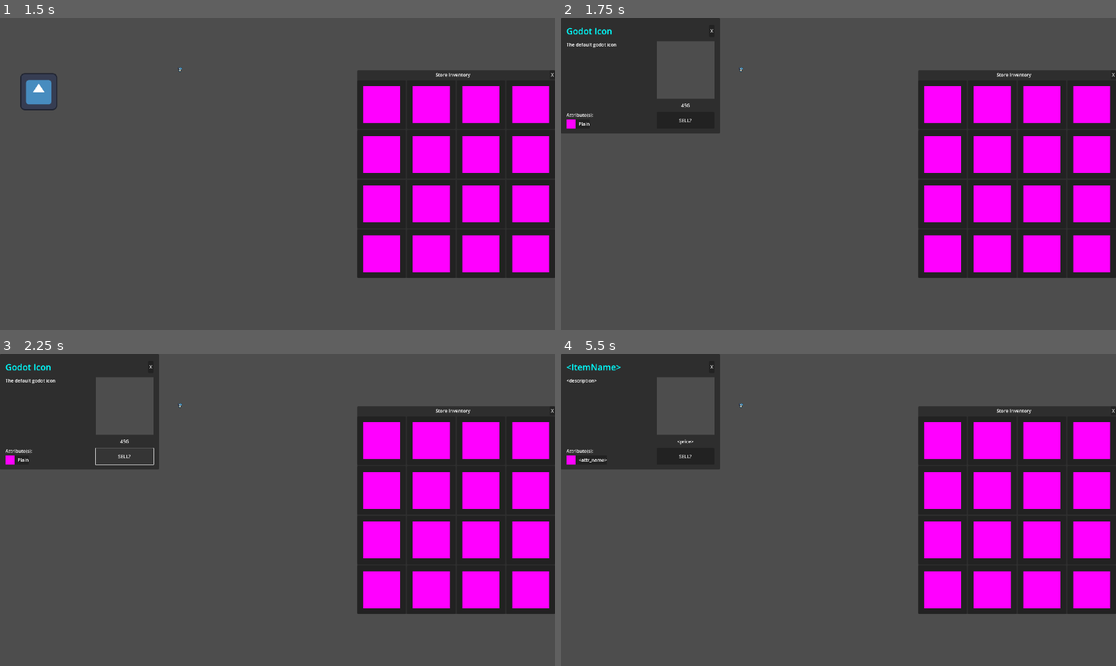
Above: before the commit, frames 1-4 (two rows, left to right).
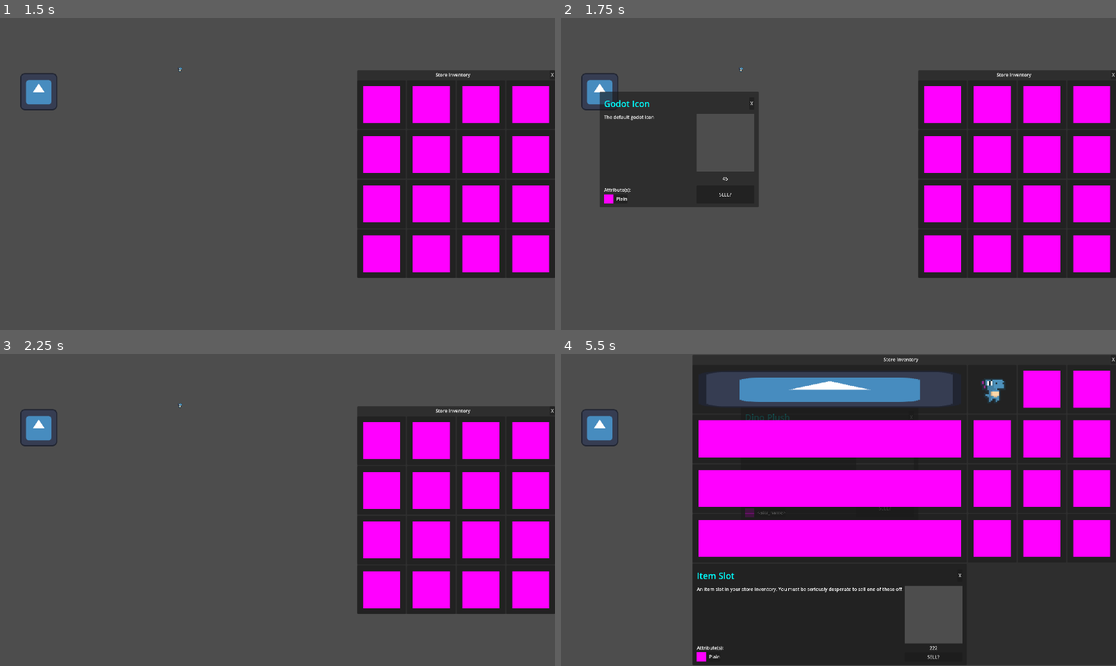
Above: after the commit, the same moments.

Repository: cmdcstudios/SSJ-June-2024
Game: Godot game, scene res://Scenes/main_game.tscn
The game is run twice, just before and just after one commit, with the same random seed, the same clock (stepped at 60 frames per second) and the same inputs. The engine's default icon, where the game draws it, is replaced by a stand-in: a white triangle on a blue panel in a dark square.
Inputs (mouse positions are in pixels of both pictures, inside the frame that each line leads up to):
- Up to frame 1 (1.5 s): click "X" at 0.5 s; tap Enter at 1.25 s; move the mouse to (38, 92) at 1.27 s; hold Up (ui_up) from 1.28 s (still down); click (38, 92) at 1.42 s
- Up to frame 2 (1.75 s): keep holding Up (ui_up)
- Up to frame 3 (2.25 s): release Up (ui_up) at 2 s; click "SELL?" at 2 s
- Up to frame 4 (5.5 s): tap Space at 2.75, 5 s; move the mouse to (738, 403) at 2.77 s; hold Down (ui_down) 2.78-3.53 s; click (738, 403) at 2.92 s; move the mouse to (894, 441) at 3.52 s; hold Up (ui_up) 3.53-5.03 s; tap Enter at 4.25 s; move the mouse to (810, 572) at 4.27 s; click (810, 572) at 4.42 s; move the mouse to (1005, 556) at 5.02 s; hold Down (ui_down) from 5.03 s (still down)

Frame 1 is identical in both runs. In frame 2, 13% of the frame differs, in the area x 0-36%, y 0-61%; in frame 3, 7.9%; in frame 4, 60%, in the area x 0-100%, y 0-100%.
Error before the commit: Out of bounds get index '0' (on base: 'Array[Area2D]') (res://Scripts/pickup.gd:33)

Commit message:
add selling signals and respective funcs

Diff:
--- a/Scenes/tooltip.tscn
+++ b/Scenes/tooltip.tscn
@@ -3,16 +3,13 @@
 [ext_resource type="Script" path="res://Scripts/tooltip.gd" id="1_l3apk"]
 [ext_resource type="PackedScene" uid="uid://c0cvuts4mf1jl" path="res://Scenes/item_attribute_slot.tscn" id="1_vcvi2"]
 
-[node name="Tooltip" type="PopupPanel"]
-size = Vector2i(550, 400)
-visible = true
+[node name="Tooltip" type="PanelContainer" groups=["Tooltips"]]
+offset_right = 550.0
+offset_bottom = 400.0
 script = ExtResource("1_l3apk")
 
 [node name="MarginContainer" type="MarginContainer" parent="."]
-offset_left = 4.0
-offset_top = 4.0
-offset_right = 546.0
-offset_bottom = 396.0
+layout_mode = 2
 theme_override_constants/margin_left = 15
 theme_override_constants/margin_top = 20
 theme_override_constants/margin_right = 15
@@ -25,6 +22,7 @@
 layout_mode = 2
 
 [node name="ItemNameLabel" type="Label" parent="MarginContainer/VBoxContainer/HeaderContainer"]
+unique_name_in_owner = true
 layout_mode = 2
 size_flags_horizontal = 3
 theme_override_colors/font_color = Color(0, 1, 1, 1)
@@ -88,4 +86,6 @@
 size_flags_stretch_ratio = 1.5
 text = "SELL?"
 
+[connection signal="item_sold" from="." to="." method="_on_item_sold"]
 [connection signal="pressed" from="MarginContainer/VBoxContainer/HeaderContainer/CloseButton" to="." method="_on_close_button_pressed"]
+[connection signal="pressed" from="MarginContainer/VBoxContainer/MarginContainer/HBoxContainer/Visuals/Button" to="." method="_on_button_pressed"]
--- /dev/null
+++ b/Scripts/Classes/TooltipInfo.gd
@@ -0,0 +1,4 @@
+class_name TooltipInfo
+extends Node
+
+static var tooltips: Array[Tooltip] = []
--- /dev/null
+++ b/Scripts/game_manager.gd
@@ -0,0 +1,12 @@
+extends Node
+
+var money: int
+
+# Called when the node enters the scene tree for the first time.
+func _ready() -> void:
+	pass # Replace with function body.
+
+
+# Called every frame. 'delta' is the elapsed time since the previous frame.
+func _process(delta: float) -> void:
+	pass
--- a/Scripts/item_slot.gd
+++ b/Scripts/item_slot.gd
@@ -4,7 +4,7 @@
 @export var item: Item
 @onready var texture_rect: TextureRect = %TextureRect
 var _is_tooltip_open: bool = false
-var stored_item: Item
+var stored_item: Item = null
 
 func display_item(item:Item):
 	stored_item = item
@@ -17,9 +17,10 @@
 func _on_texture_rect_mouse_entered() -> void:
 	print(stored_item)
 	if !_is_tooltip_open:
-
 		var tooltip = item_tooltip.instantiate() as Tooltip
-		tooltip.load_item_info(stored_item)
+		if stored_item != null:
+			tooltip.load_item_info(stored_item)
+		tooltip.load_item_info(item)
 		await get_tree().create_timer(0.35).timeout
-		self.add_child(tooltip)
+		self.get_parent().add_child(tooltip)
 		toggle_tooltip()
--- a/Scripts/pickup.gd
+++ b/Scripts/pickup.gd
@@ -5,7 +5,7 @@
 
 @onready var area_2d: Area2D = %Area2D
 
-var _is_tooltip_open: bool = false
+var _tooltip: Tooltip = null
 
 func _ready() -> void:
 	var sprite_texture = item.inventory_icon
@@ -13,23 +13,25 @@
 	sprite.texture = sprite_texture
 	add_child(sprite)
 
-#func load_item_info(tooltip: PackedScene, item: Item):
-	#
-
 func _on_area_2d_area_entered(area: Area2D) -> void:
-		if !_is_tooltip_open:
-			var tooltip = item_tooltip.instantiate() as Tooltip
-			tooltip.load_item_info(item)
-			await get_tree().create_timer(0.35).timeout
-			self.add_child(tooltip)
-			toggle_tooltip()
-
-func toggle_tooltip() -> void:
-	_is_tooltip_open = !_is_tooltip_open
-
+	if _tooltip == null && TooltipInfo.tooltips.size() == 0:
+		_tooltip = item_tooltip.instantiate() as Tooltip
+		TooltipInfo.tooltips.append(_tooltip)
+		_tooltip.load_item_info(item)
+		await get_tree().create_timer(0.35).timeout
+		self.add_child(_tooltip)
+		_tooltip.tooltip_closed.connect(_on_tooltip_closed)
+		_tooltip.item_sold.connect(_on_item_sold)
 
 func _on_area_2d_input_event(viewport: Node, event: InputEvent, shape_idx: int) -> void:
 	if (event.is_action_pressed("inventory_button_click")):
 		var player = area_2d.get_overlapping_areas()[0].get_parent() as Player
 		if player.has_method("on_item_pickup"):
 			player.on_item_pickup(item)
+
+func _on_item_sold() -> void:
+	print("GODDAMN I SoLD IT")
+	pass
+
+func _on_tooltip_closed() -> void:
+	print("tooltip closed")
--- a/Scripts/tooltip.gd
+++ b/Scripts/tooltip.gd
@@ -1,24 +1,39 @@
 class_name Tooltip
-extends PopupPanel
+extends PanelContainer
 
-#@onready var item_name: Label = $MarginContainer/VBoxContainer/HeaderContainer/ItemName
+static var tooltips: Array[Tooltip] = []
+
+signal item_sold
+signal tooltip_closed
+
+# Tooltip Elements
+var item_name_label: Label = null
+var price: Label = null
 
 func load_item_info(item:Item):
-	var item_name_label = get_node("MarginContainer/VBoxContainer/HeaderContainer/ItemNameLabel") as Label
+	item_name_label = get_node("MarginContainer/VBoxContainer/HeaderContainer/ItemNameLabel") as Label
 	var description_label = get_node("MarginContainer/VBoxContainer/MarginContainer/HBoxContainer/Descriptions/ItemDescription") as Label
 	var grid_container = get_node("MarginContainer/VBoxContainer/MarginContainer/HBoxContainer/Descriptions/GridContainer") as GridContainer
-	var price = get_node("MarginContainer/VBoxContainer/MarginContainer/HBoxContainer/Visuals/Label")
+	price = get_node("MarginContainer/VBoxContainer/MarginContainer/HBoxContainer/Visuals/Label")
 	item_name_label.text = item.name
 	description_label.text = item.description
-	price.text = str(item.sell_price) + "G"
+	price.text = str(item.sell_price)
 
 	if (item.item_attributes.size() == 1):
 		if item.item_attributes[0].attribute_type == ItemAttribute.Attribute.PLAIN:
 			grid_container.get_child(0).get_child(0).get_child(1).text = "Plain"
 			print(grid_container.get_child(0).get_child(0).get_child(1))
-	#item_name.text = item.name
-
 
 func _on_close_button_pressed() -> void:
-	self.get_parent().toggle_tooltip() # This needs to be brought out into a global variable and func
+	tooltip_closed.emit()
+	if TooltipInfo.tooltips.size() >= 1:TooltipInfo.tooltips.pop_front()
 	queue_free()
+
+func _on_item_sold() -> void:
+	if TooltipInfo.tooltips.size() >= 1:TooltipInfo.tooltips.pop_front()
+	print(int(price.text))
+	pass # Replace with function body.
+
+func _on_button_pressed() -> void:
+	item_sold.emit()
+	queue_free()
